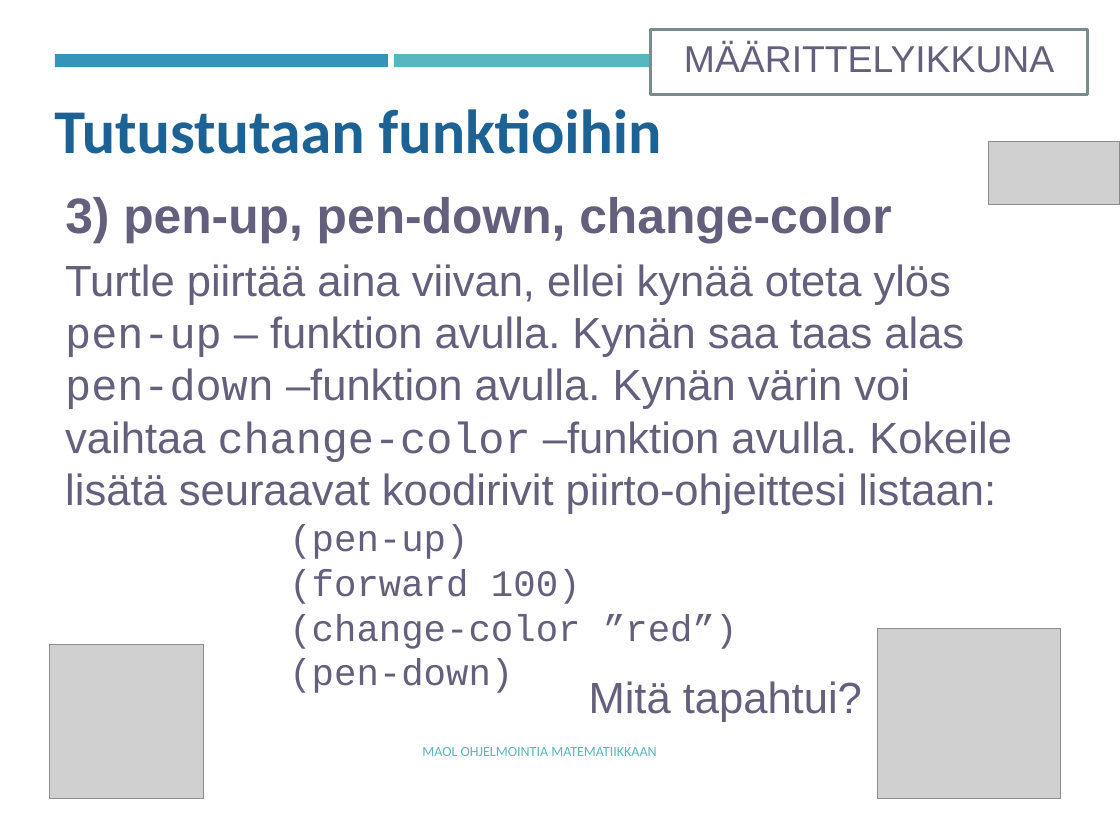
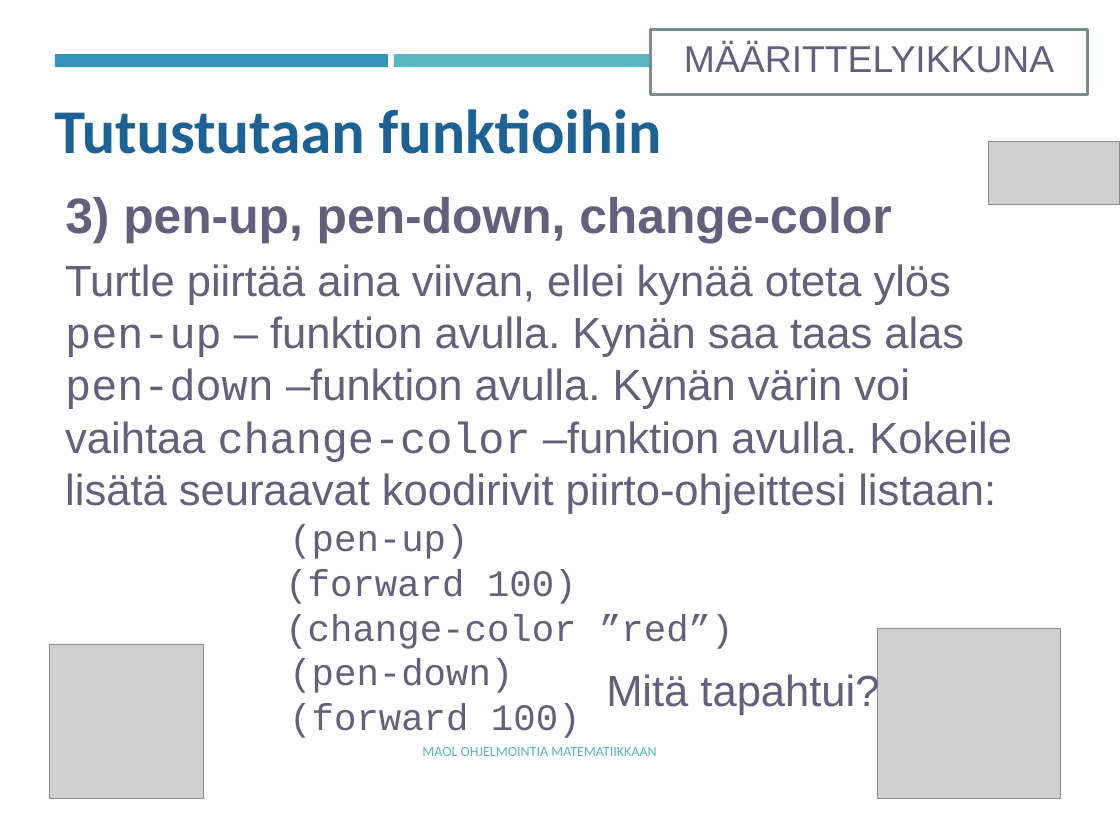
Before and after one commit to tyynetyyne/tyynetyyne.github.io, a slide deck: slide 7 of tehtavat/tiedostot/maol/power_point/Racket-MAOL-5-6-turtle1.pptx. Drawn at 1120x840 pixels with LibreOffice and Linux fonts; fonts in the diff are those of the drawing; grey boxes stand for pictures. Boxes give left, top, right and bottom in pixels: in the first picture for what was removed or moved away, otherwise in the second. Text is boxed around its words. In the diff, an @@ line names an element or a change of style, - is before the commit and + after.

```diff
--- a/tehtavat/tiedostot/maol/power_point/Racket-MAOL-5-6-turtle1.pptx
+++ b/tehtavat/tiedostot/maol/power_point/Racket-MAOL-5-6-turtle1.pptx
@@ text "Mitä tapahtui?": place and size @@
-text "Mitä tapahtui?" at [589, 681, 862, 722]
+text "Mitä tapahtui?" at [606, 671, 879, 715]
@@ text at [289, 704, 581, 738]: paragraph added @@
+(forward 100)
```
Also in this commit, not shown: 6 other files.
